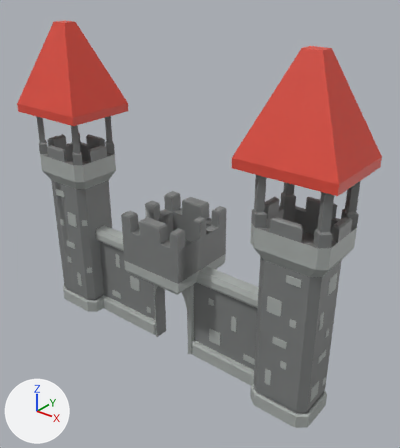
One commit to the FBX model Assets/ART/Models/Wall3.fbx: the scene before it, then after it.
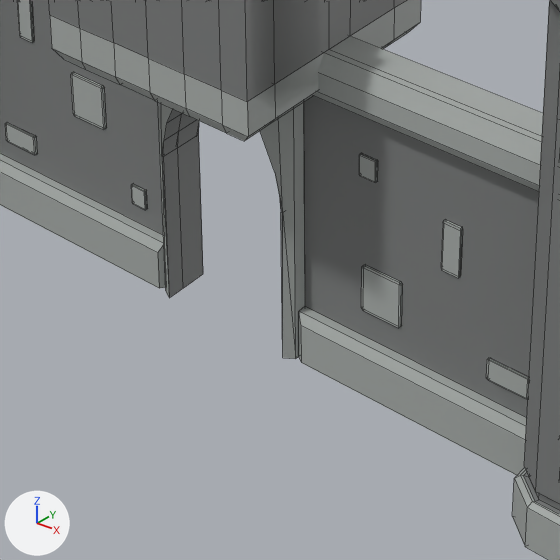
Each version appears first whole from a camera (50 mm lens) standing at (14.83, -16.82, 17.3) and looking at (0.99, 0.47, 6.58), and next in a close-up on the part from 28% to 66% of the width and 57% to 91% of the height. The axes (+X, +Y, +Z) are drawn at lower left. The lights are the same throughout. The close-ups show mesh edges as thin lines. Where no turn or scale is listed for an object, it has been applied to the vertices.

Objects in the first close-up: 'Wall3'.
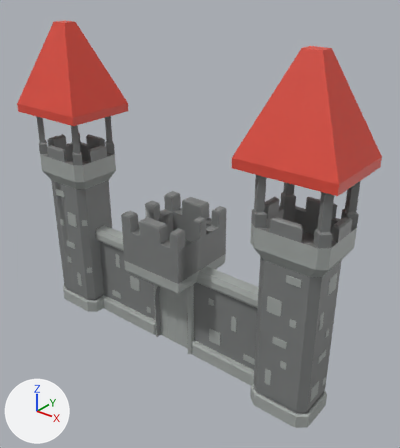
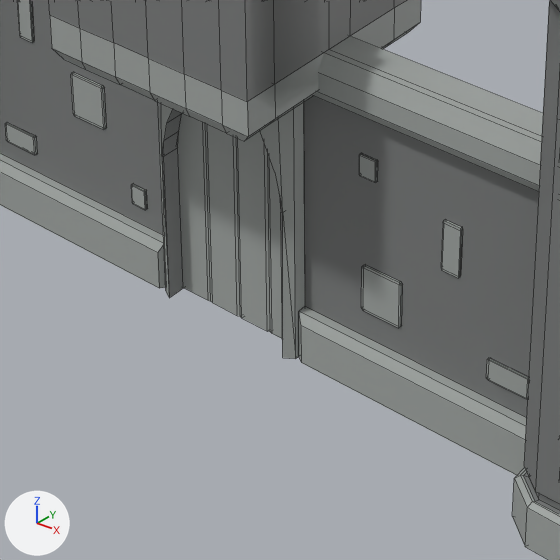
The change in detail:
me_cube_014 is used by ob_wall3; location (0.0, 0.0, 0.0).
me_cube_014 had 2518 vertices, 2562 faces and spanned x -8.4..8.2, y -1.7..1.7, z -0.2..14.6.
me_cube_014 now has 2562 vertices, 2604 faces and spans x -8.4..8.2, y -1.7..1.7, z -0.2..14.6.
me_cube_014 part 1: a new loose piece of 44 vertices spanning x -1.0..1.1, y -0.2..0.0, z 0.0..3.9, in mat_palette (picture img_megatexture_png).

Boxes (x1, y1, x2, y2) around the edits, measured in the close-ups (560 x 560 px):
part 1 of me_cube_014, added: after (178, 113, 282, 339)
